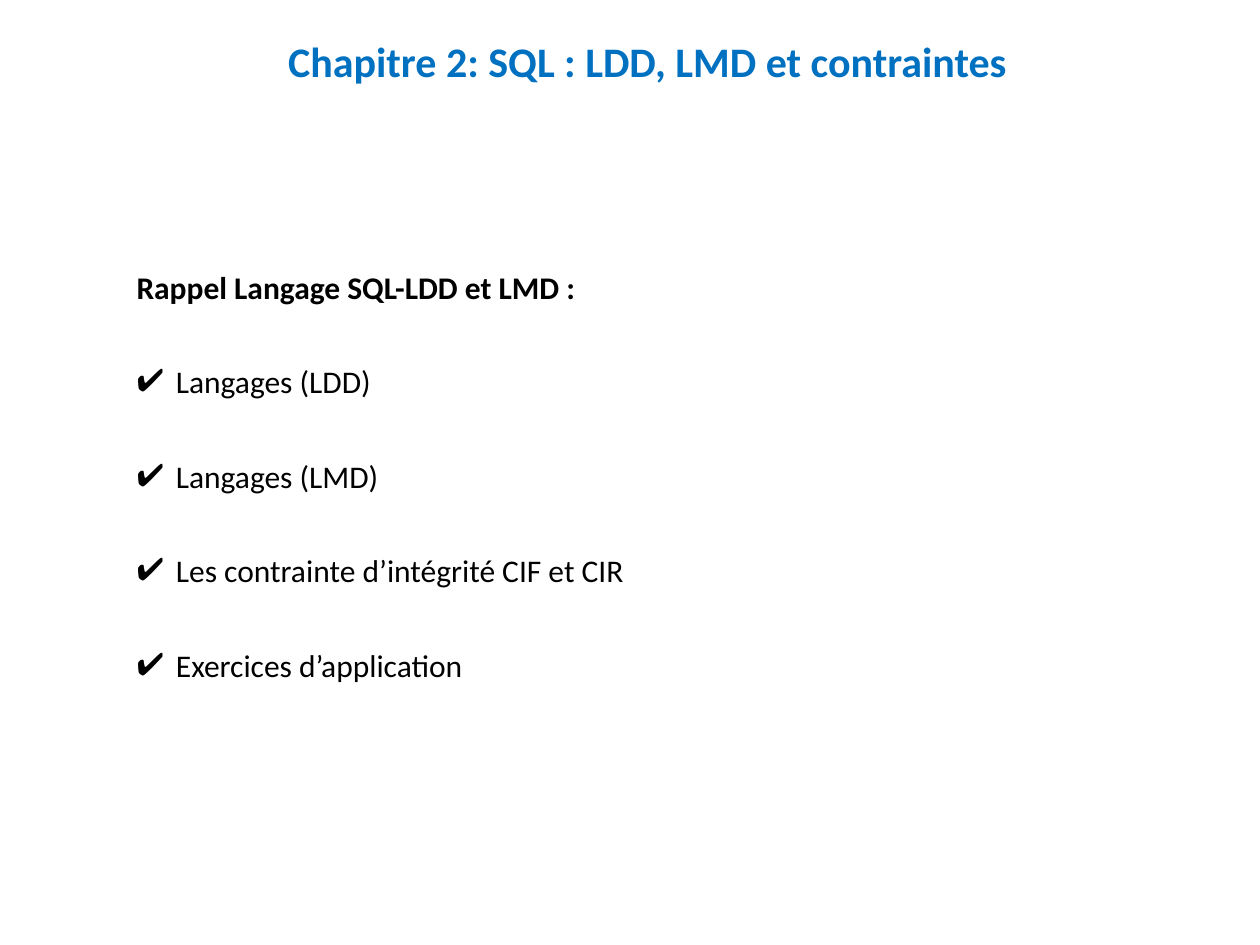
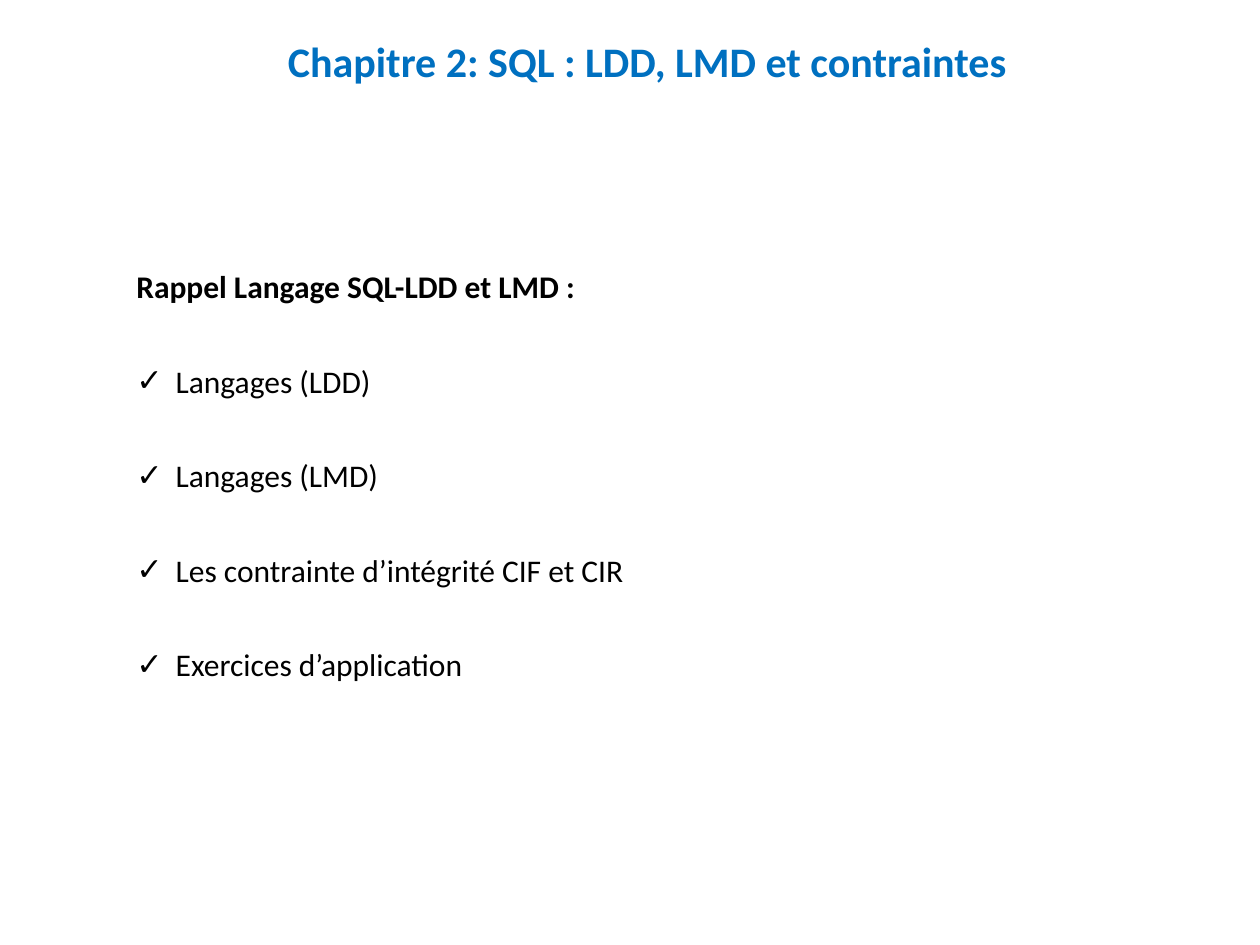
Before and after one commit to khalilelmaghraoui/genie-informatique-2, a slide deck: slide 1 of S4/Bases de données Avancées/Rappel_LDD_LMD_chap2.pptx. Drawn at 1260x945 pixels with LibreOffice and Linux fonts; fonts in the diff are those of the drawing. Boxes give left, top, right and bottom in pixels: in the first picture for what was removed or moved away, otherwise in the second. Text is boxed around its words. In the diff, an @@ line names an element or a change of style, - is before the commit and + after.

```diff
--- a/S4/Bases de données Avancées/Rappel_LDD_LMD_chap2.pptx
+++ b/S4/Bases de données Avancées/Rappel_LDD_LMD_chap2.pptx
@@ text at (176,370,623,681): bullet ✔ to ✓ @@
```
Also in this commit, not shown: 17 other slides changed, 6 other files.
